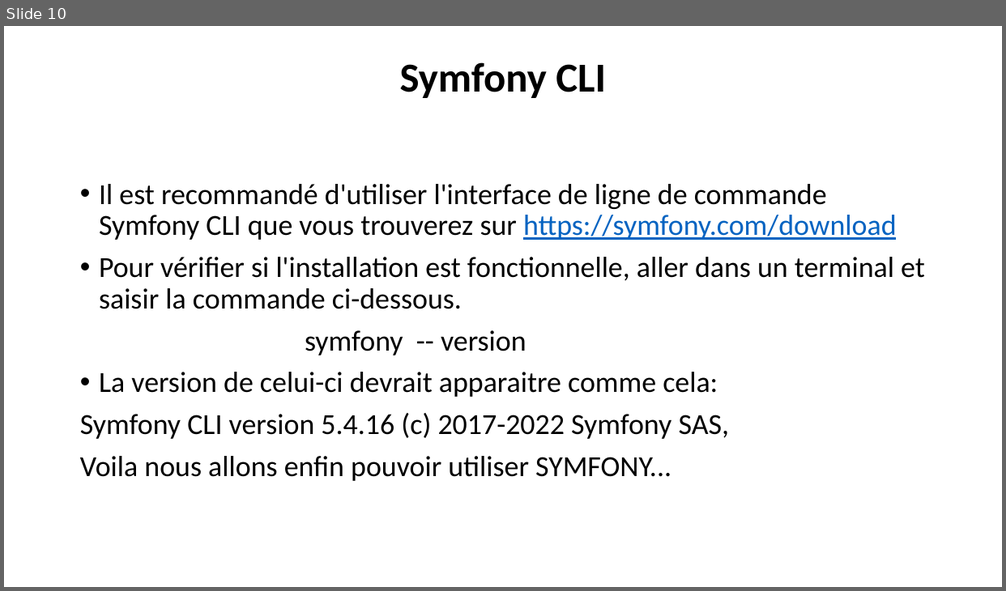
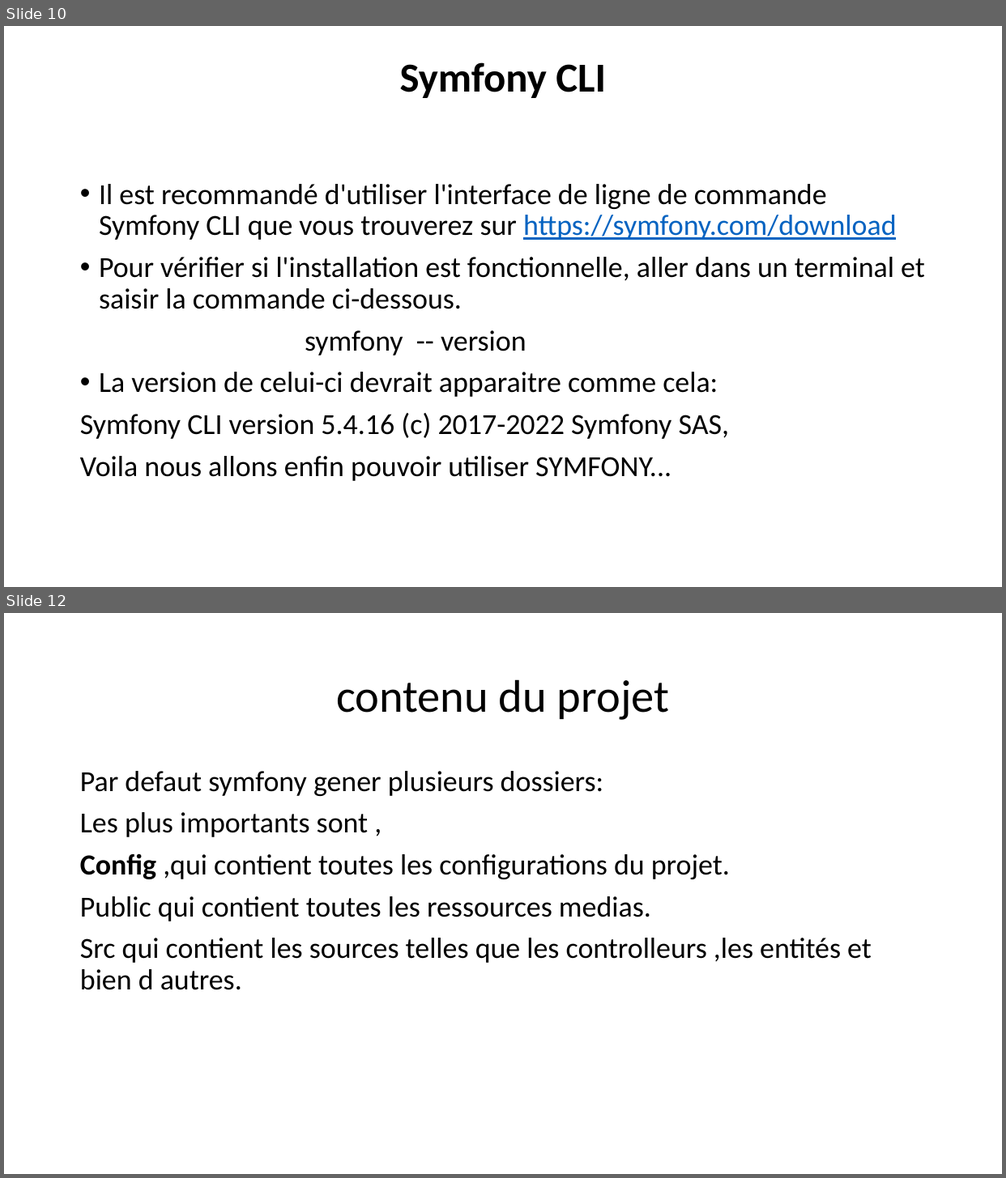
Before and after one commit to Philippe-Da-Costa/PowerPoint, a slide deck: presentation/Qu’est ce que SYMFONY.pptx. Shown one above the other, each under a label of ours: slide 10 before the commit, slides 10 and 12 after it; the slides between them are not shown. The pictures are 1006x591 and 1006x1178 pixels, drawn with LibreOffice and Linux fonts; fonts in the diff are those of the drawing. Boxes give left, top, right and bottom in pixels: in the first picture for what was removed or moved away, otherwise in the second. Text is boxed around its words. In the diff, an @@ line names an element or a change of style, - is before the commit and + after.

```diff
--- a/presentation/Qu’est ce que SYMFONY.pptx
+++ b/presentation/Qu’est ce que SYMFONY.pptx
@@ slide 12 added at [4,613,1002,1174], background #FFFFFF @@
@@ title added at [336,679,669,720], 44 pt, text #000000 @@
+contenu du projet
@@ text added at [80,771,872,990], 28 pt, text #000000 @@
+Par defaut symfony gener plusieurs dossiers:
+Les plus importants sont ,
+Config ,qui contient toutes les configurations du projet.
+Public qui contient toutes les ressources medias.
+Src qui contient les sources telles que les controlleurs ,les entités et bien d autres.
```
Also in this commit, not shown: 1 slide changed, 1 other file.
